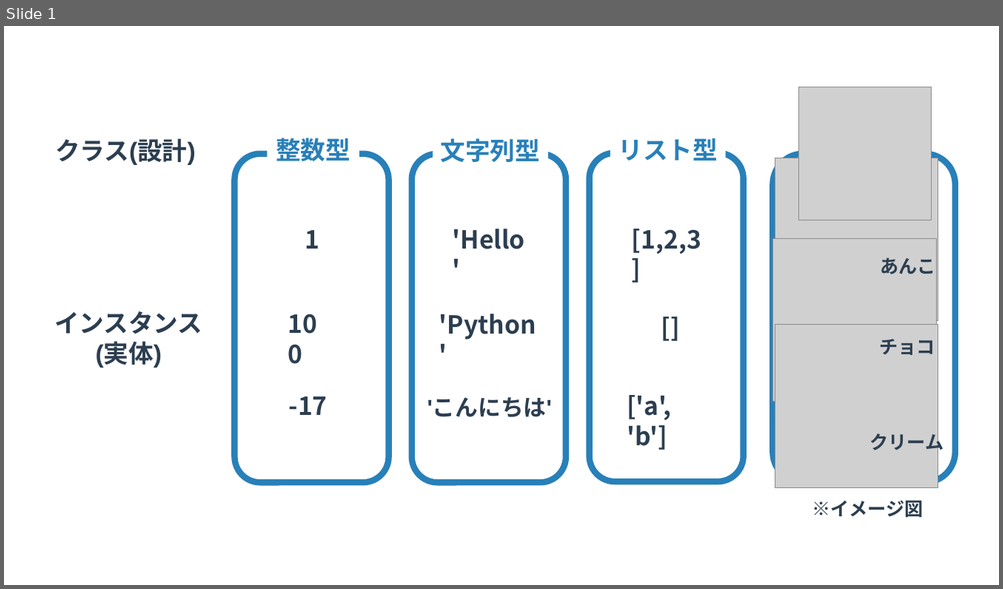
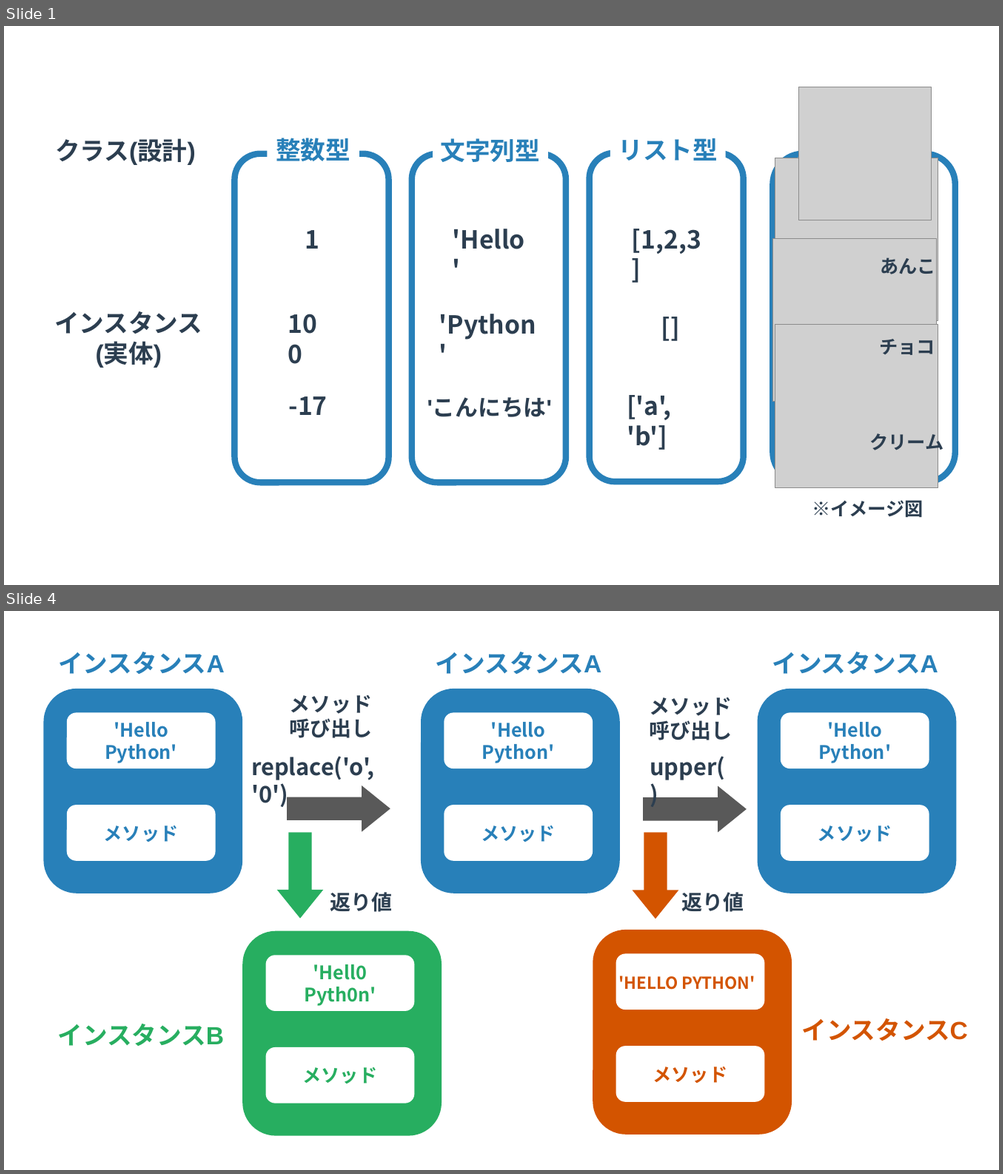
Before and after one commit to yuichi110/www.yuichi.com-python, a slide deck: slides/080.pptx. Shown one above the other, each under a label of ours: slide 1 before the commit, slides 1 and 4 after it; the slides between them are not shown. The pictures are 1003x589 and 1003x1174 pixels, drawn with LibreOffice and Linux fonts; fonts in the diff are those of the drawing; grey boxes stand for pictures. Boxes give left, top, right and bottom in pixels: in the first picture for what was removed or moved away, otherwise in the second. Text is boxed around its words. In the diff, an @@ line names an element or a change of style, - is before the commit and + after.

```diff
--- a/slides/080.pptx
+++ b/slides/080.pptx
@@ slide 4 added at (4, 611, 999, 1170), background #FFFFFF @@
@@ text added at (58, 652, 225, 674), 24 pt, text #2880B9, bold @@
+インスタンスA
@@ text added at (435, 652, 602, 674), 24 pt, text #2880B9, bold @@
+インスタンスA
@@ text added at (771, 652, 938, 674), 24 pt, text #2880B9, bold @@
+インスタンスA
@@ rounded rectangle added at (43, 689, 243, 894), fill #2880B9 @@
@@ text added at (289, 695, 372, 738), 20 pt, text #2C3E50, bold @@
+メソッド
+呼び出し
@@ rounded rectangle added at (421, 689, 620, 894), fill #2880B9 @@
@@ text added at (649, 697, 731, 741), 20 pt, text #2C3E50, bold @@
+メソッド
+呼び出し
@@ rounded rectangle added at (757, 689, 957, 894), fill #2880B9 @@
@@ rounded rectangle added at (67, 712, 215, 769), fill #FFFFFF, 18 pt, text #2880B9, bold @@
+'Hello Python'
@@ rounded rectangle added at (444, 712, 593, 769), fill #FFFFFF, 18 pt, text #2880B9, bold @@
+'Hello Python'
@@ rounded rectangle added at (781, 712, 929, 769), fill #FFFFFF, 18 pt, text #2880B9, bold @@
+'Hello Python'
@@ text added at (251, 756, 375, 809), 22 pt, text #2C3E50, bold @@
+replace('o', '0')
@@ text added at (649, 756, 725, 780), 22 pt, text #2C3E50, bold @@
+upper()
@@ right arrow added at (287, 786, 390, 832), fill #595959 @@
@@ right arrow added at (643, 786, 746, 832), fill #595959 @@
@@ rounded rectangle added at (67, 805, 215, 861), fill #FFFFFF, 18 pt, text #2880B9, bold @@
+メソッド
@@ rounded rectangle added at (444, 805, 593, 861), fill #FFFFFF, 18 pt, text #2880B9, bold @@
+メソッド
@@ rounded rectangle added at (781, 805, 929, 861), fill #FFFFFF, 18 pt, text #2880B9, bold @@
+メソッド
@@ right arrow added at (632, 832, 678, 919), fill #D35400 @@
@@ right arrow added at (277, 833, 323, 919), fill #27AE60 @@
@@ text added at (330, 892, 392, 912), 20 pt, text #2C3E50, bold @@
+返り値
@@ text added at (681, 892, 743, 912), 20 pt, text #2C3E50, bold @@
+返り値
@@ rounded rectangle added at (243, 931, 442, 1136), fill #27AE60 @@
@@ rounded rectangle added at (593, 931, 792, 1136), fill #D35400 @@
@@ rounded rectangle added at (266, 956, 415, 1011), fill #FFFFFF, 18 pt, text #27AE60, bold @@
+'Hell0 Pyth0n'
@@ rounded rectangle added at (616, 954, 764, 1010), fill #FFFFFF @@
@@ text added at (619, 976, 755, 990), 16 pt, text #D35400, bold @@
+'HELLO PYTHON'
@@ text added at (58, 1024, 225, 1046), 24 pt, text #27AE60, bold @@
+インスタンスB
@@ text added at (801, 1019, 967, 1041), 24 pt, text #D35400, bold @@
+インスタンスC
@@ rounded rectangle added at (266, 1048, 415, 1103), fill #FFFFFF, 18 pt, text #27AE60, bold @@
+メソッド
@@ rounded rectangle added at (616, 1047, 764, 1102), fill #FFFFFF, 18 pt, text #D35400, bold @@
+メソッド
```
Also in this commit, not shown: 1 slide changed, 2 other slides added, 9 other files.
